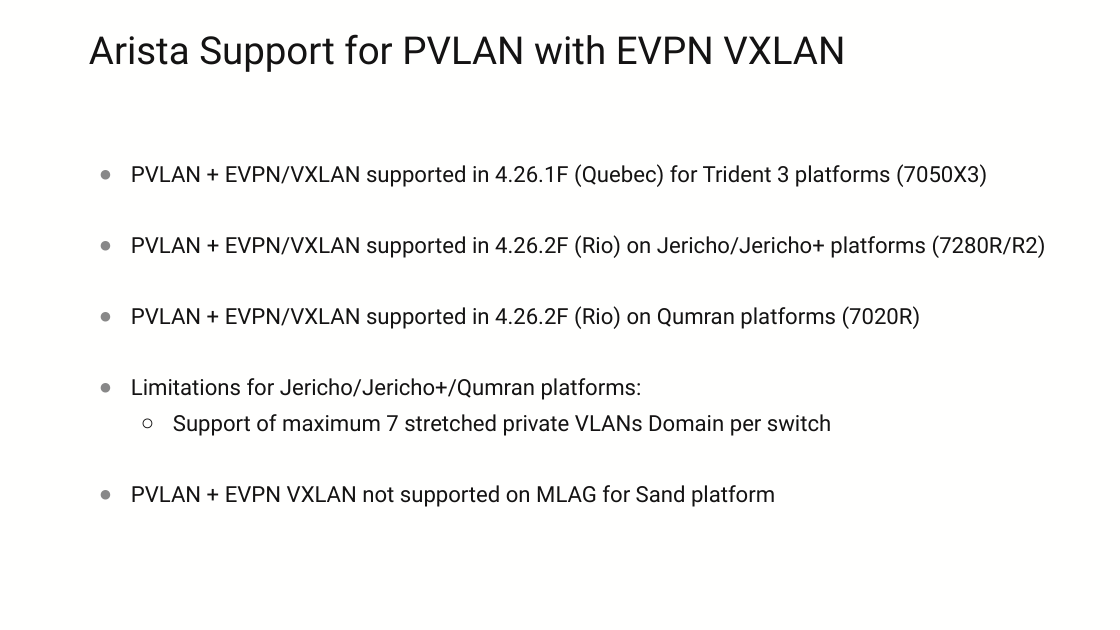
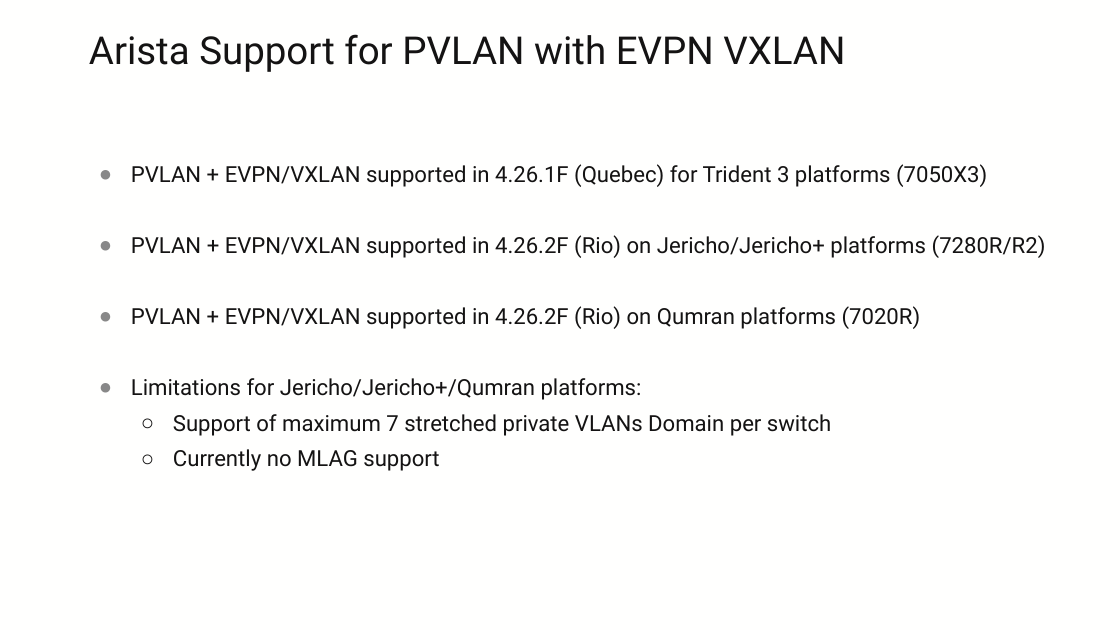
Before and after one commit to ksator/pvlan_evpn_vxlan, a slide deck: slide 31 of PVLAN_EVPN_VXLAN.pptx (slide 30 before the commit). Drawn at 1120x630 pixels with LibreOffice and Linux fonts; fonts in the diff are those of the drawing; background and template pictures are left out. Boxes give left, top, right and bottom in pixels: in the first picture for what was removed or moved away, otherwise in the second. Text is boxed around its words. In the diff, an @@ line names an element or a change of style, - is before the commit and + after.

```diff
--- a/PVLAN_EVPN_VXLAN.pptx
+++ b/PVLAN_EVPN_VXLAN.pptx
@@ text at box(173, 449, 439, 471): text changed @@
-● PVLAN + EVPN VXLAN not supported on MLAG for Sand platform
+  ○ Currently no MLAG support
```
Also in this commit, not shown: 11 other slides changed, 1 slide added.
